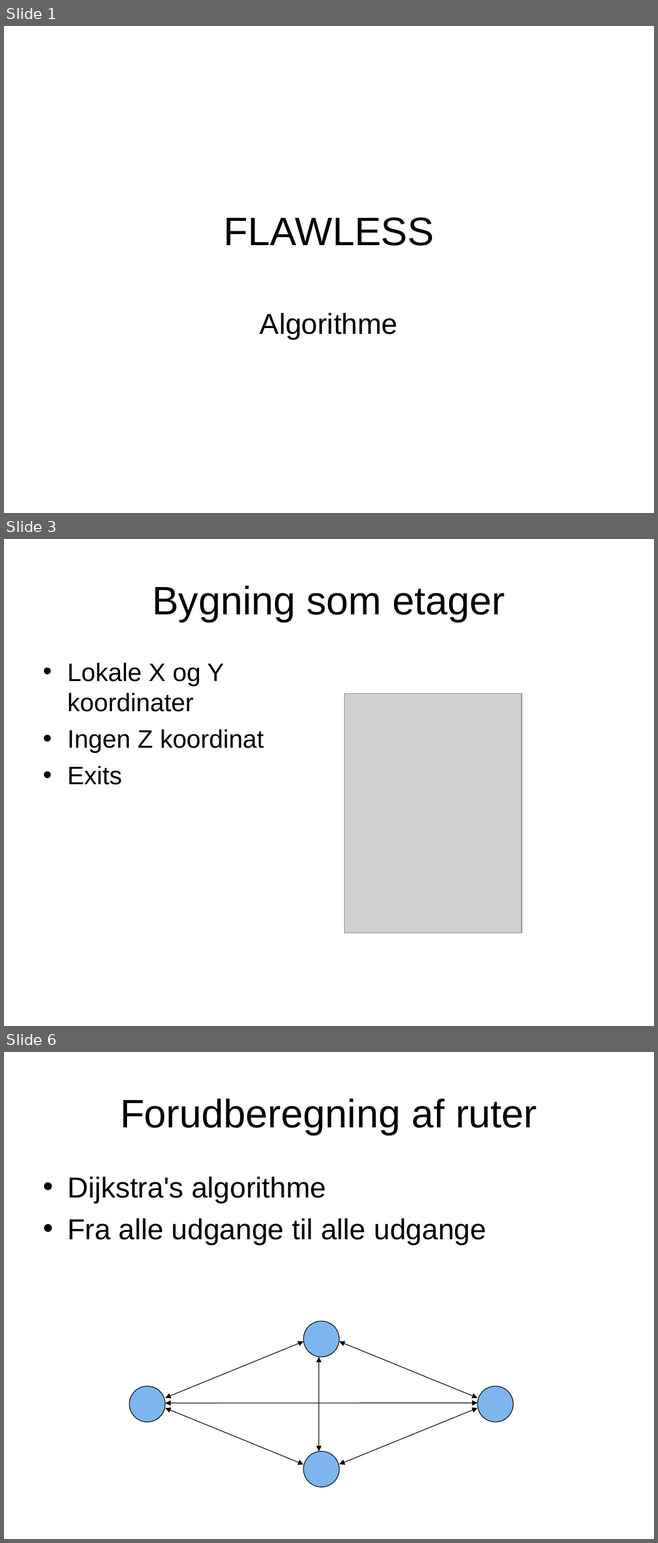
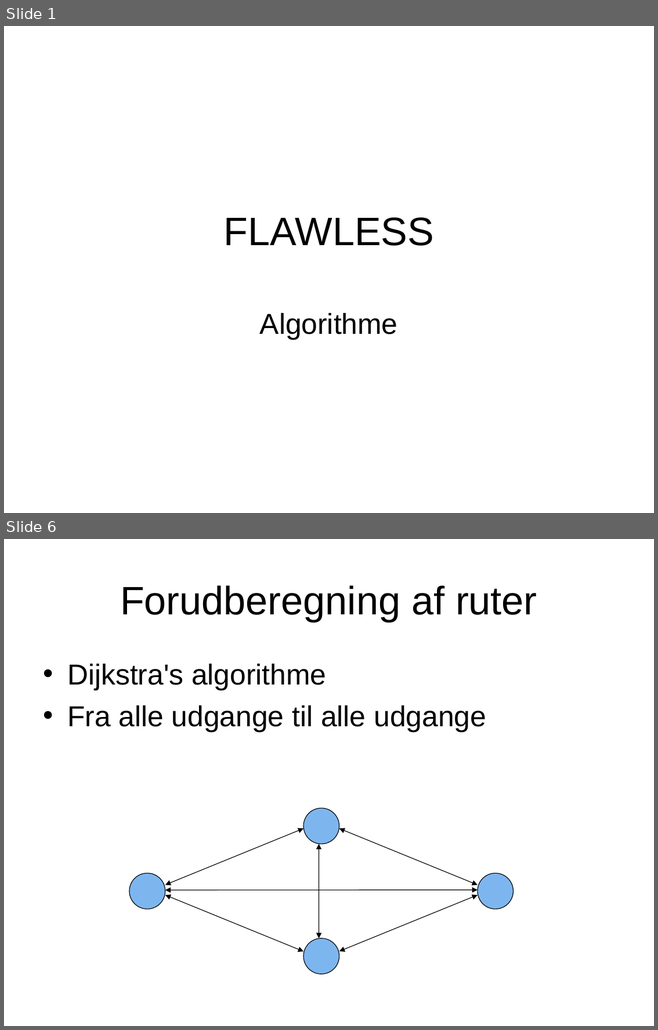
Before and after one commit to zanderdk/P1, a slide deck: FLAWLESS-Algorithme.ppt. Shown one above the other, each under a label of ours: slides 1, 3 and 6 before the commit, slides 1 and 6 after it; the slides between them are not shown. The pictures are 658x1543 and 658x1030 pixels, drawn with LibreOffice and Linux fonts; fonts in the diff are those of the drawing; grey boxes stand for pictures. Boxes give left, top, right and bottom in pixels: in the first picture for what was removed or moved away, otherwise in the second. Text is boxed around its words. In the diff, an @@ line names an element or a change of style, - is before the commit and + after.

```diff
--- a/FLAWLESS-Algorithme.ppt
+++ b/FLAWLESS-Algorithme.ppt
@@ slide 3 removed at [4,539,654,1026], background #FFFFFF @@
@@ title removed at [152,585,505,622] @@
-Bygning som etager
@@ text removed at [67,663,264,785] @@
-• Lokale X og Y koordinater
-• Ingen Z koordinat
-• Exits
@@ picture removed at [344,694,522,933] @@
```
Also in this commit, not shown: 1 slide changed, 5 slides added, 2 other slides removed.
